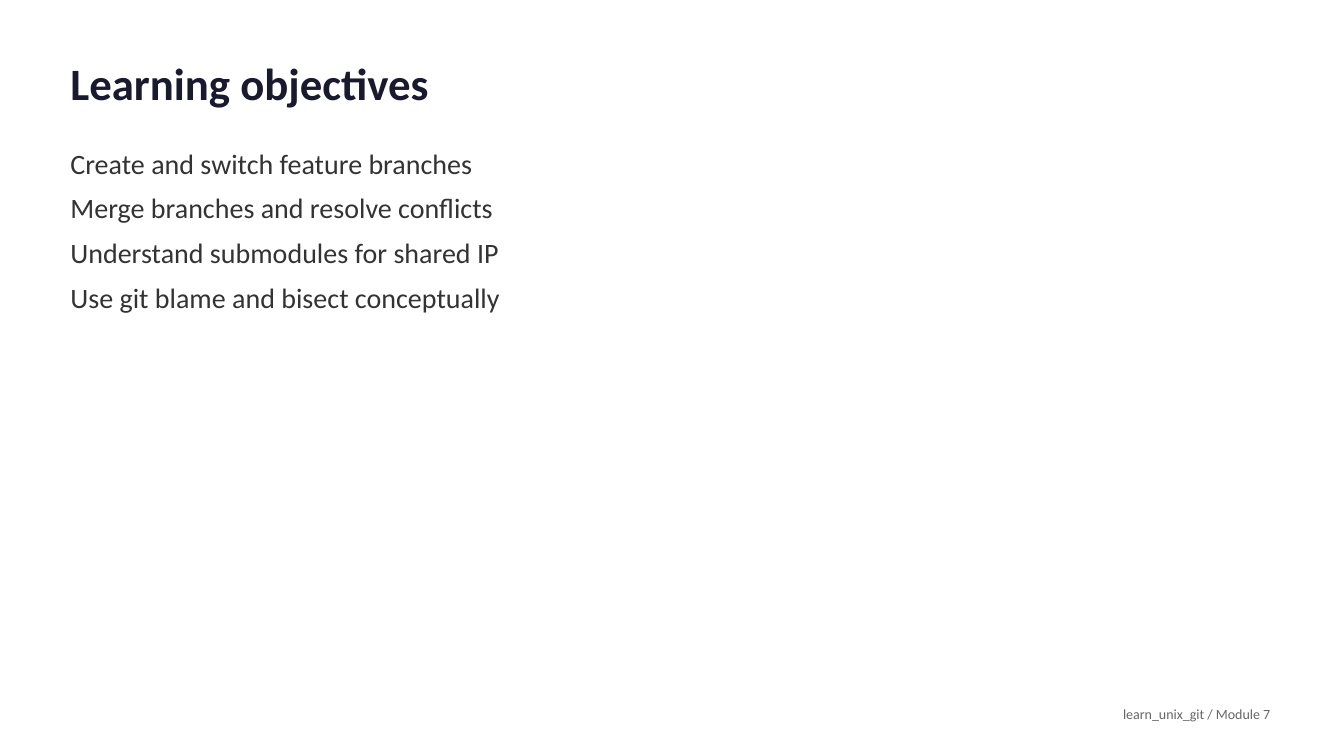
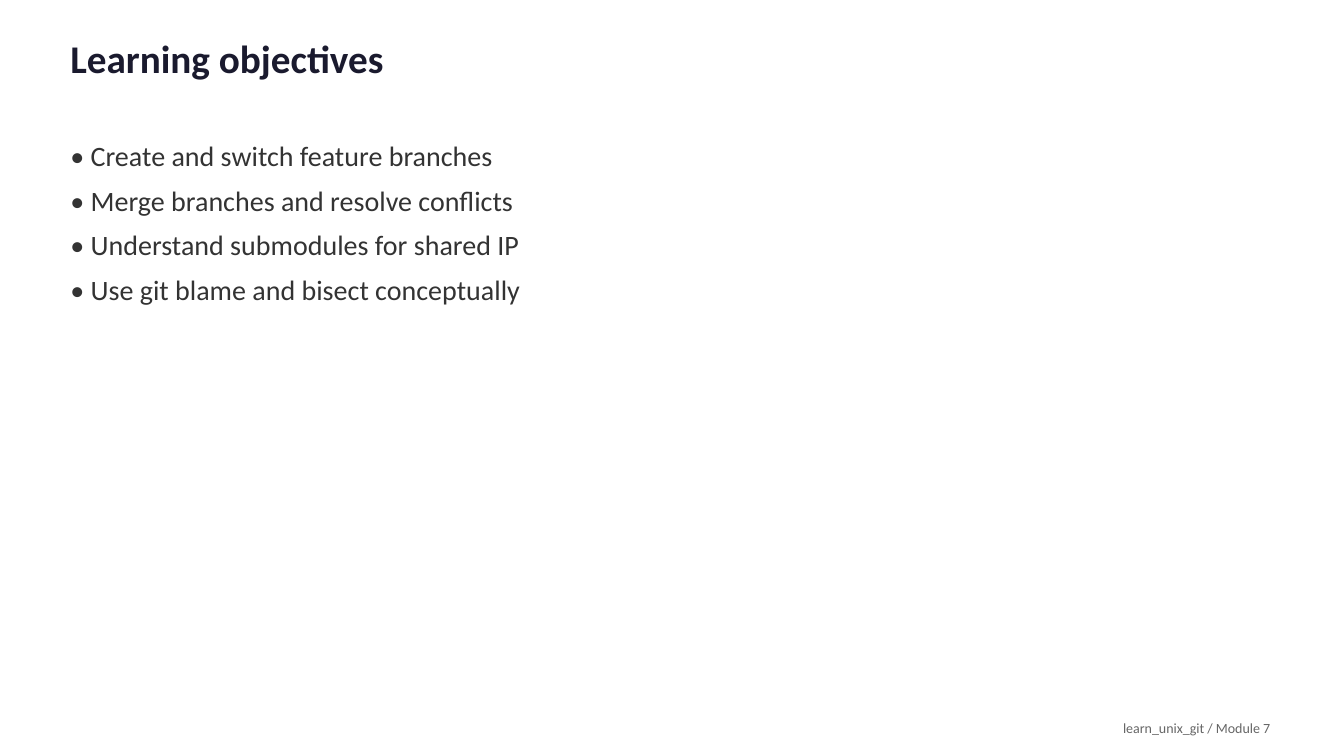
Before and after one commit to universal-verification-methodology/learn_unix_git, a slide deck: slide 2 of media/module7/slides.pptx. Drawn at 1344x756 pixels with LibreOffice and Linux fonts; fonts in the diff are those of the drawing. Boxes give left, top, right and bottom in pixels: in the first picture for what was removed or moved away, otherwise in the second. Text is boxed around its words. In the diff, an @@ line names an element or a change of style, - is before the commit and + after.

```diff
--- a/media/module7/slides.pptx
+++ b/media/module7/slides.pptx
@@ text "Learning objectives" at (70, 45, 384, 80): size 32 to 28 pt; line spacing 1 to 22pt @@
@@ text at (91, 146, 520, 305): text changed @@
-Create and switch feature branches
-Merge branches and resolve conflicts
-Understand submodules for shared IP
-Use git blame and bisect conceptually
+• Create and switch feature branches
+• Merge branches and resolve conflicts
+• Understand submodules for shared IP
+• Use git blame and bisect conceptually
@@ text "learn_unix_git / Module 7" at (1123, 723, 1270, 736): line spacing 1 to 22pt @@
```
Also in this commit, not shown: 12 other slides changed, 53 other files.
